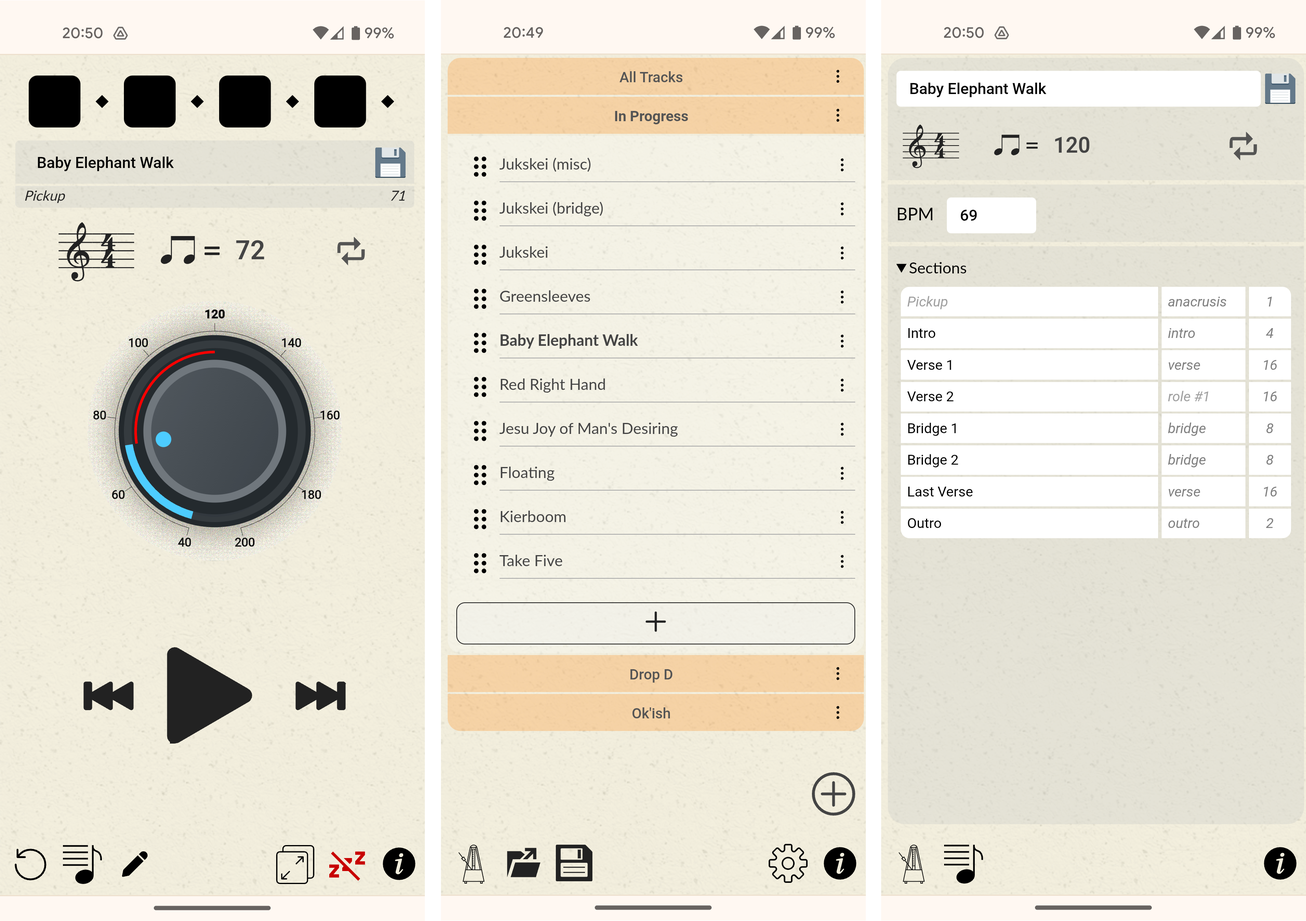
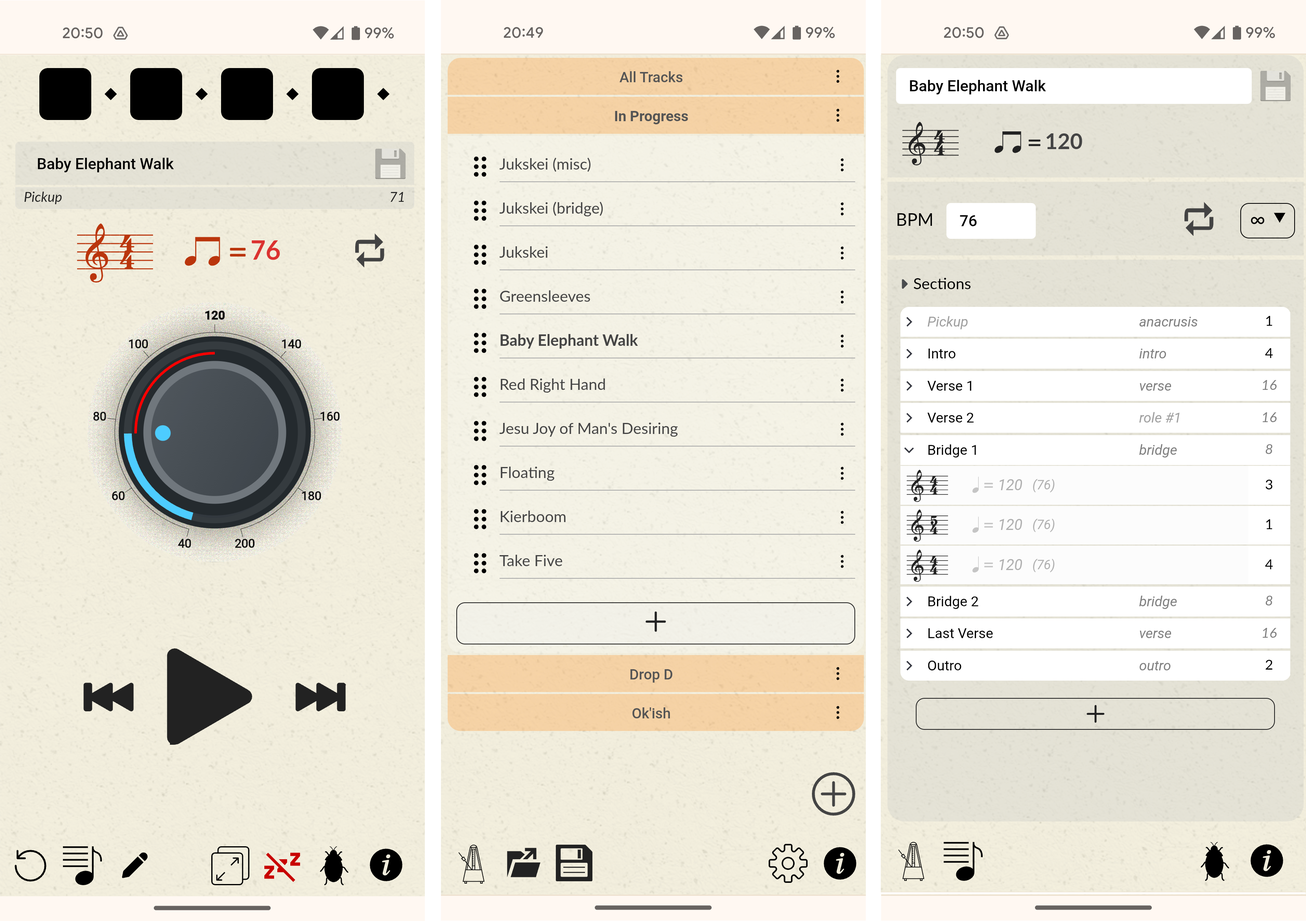
Before/after of a 1306×921 layered artwork. What changed in the layer stack:
added layer "Pasted Layer #3" above "Pasted Layer #2" over [881, 55, 1306, 895]
added layer "Pasted Layer #2" above "Pasted Layer #1" over [0, 54, 425, 897]
